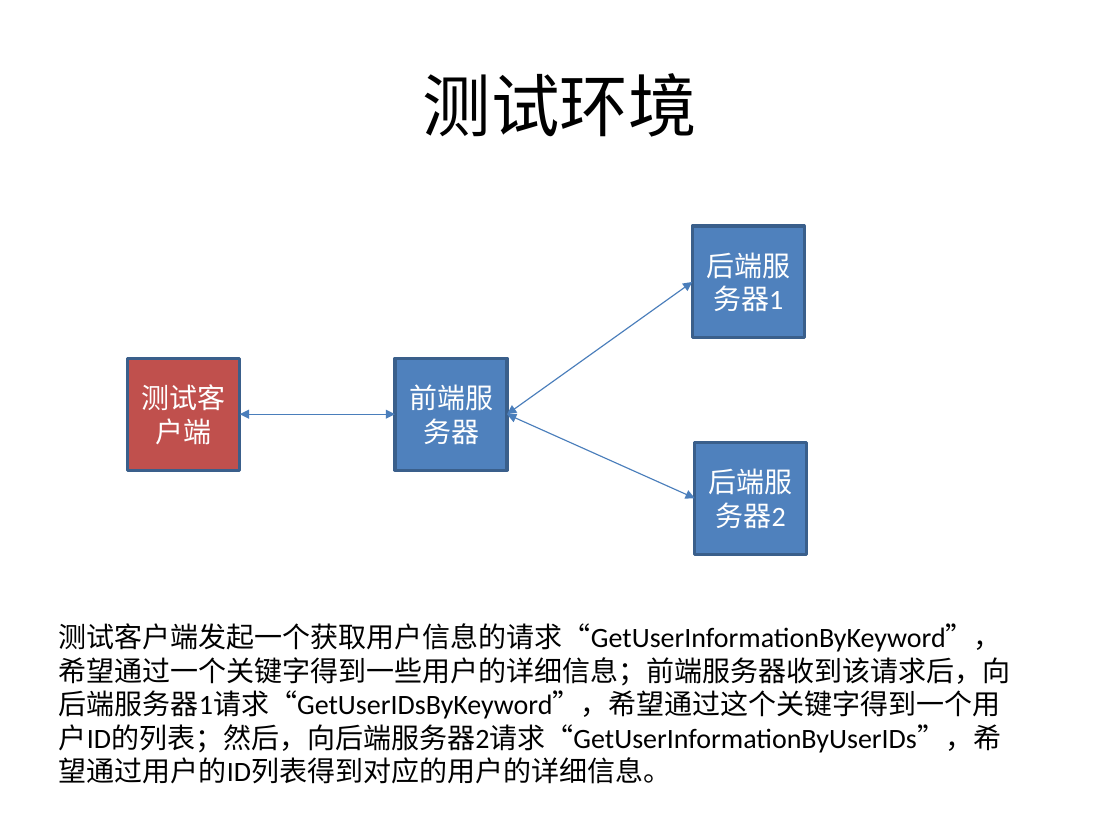
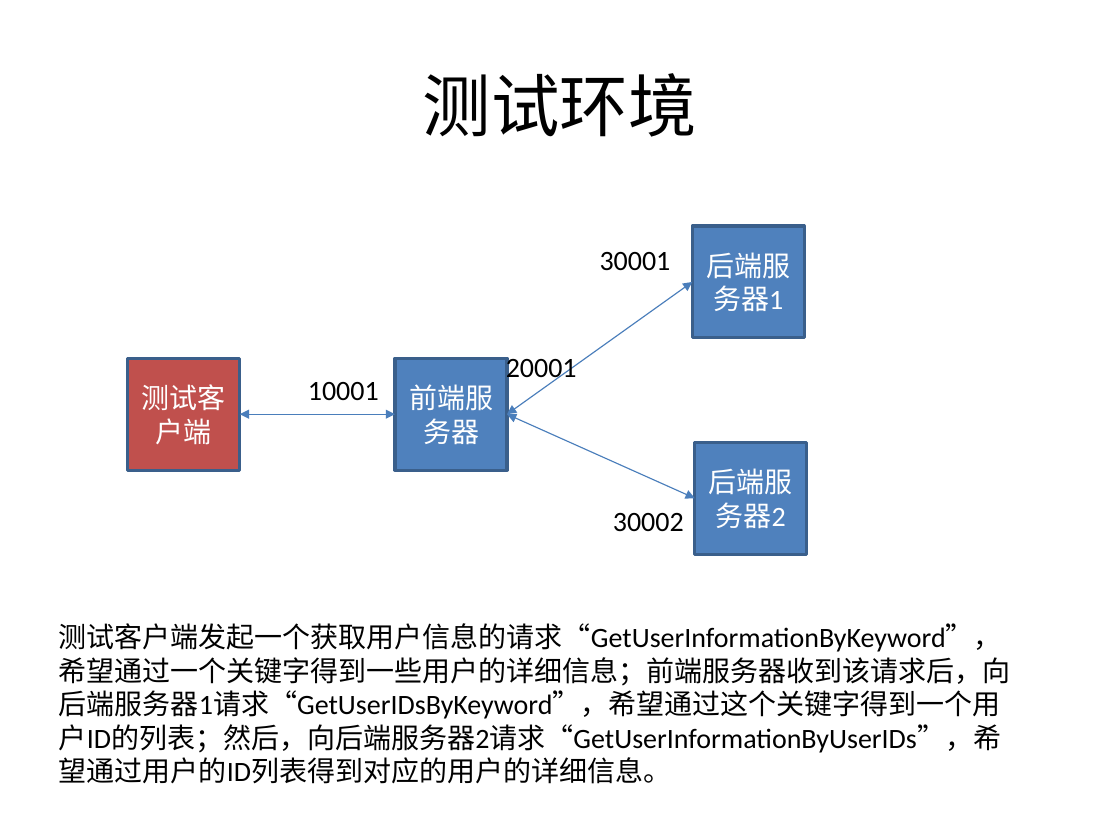
Before and after one commit to kkzhou/kknf, a slide deck: slide 21 of aanf/cpp/doc/AANF(All-Async Network Framework) introduction-v0.2.pptx. Drawn at 1120x840 pixels with LibreOffice and Linux fonts; fonts in the diff are those of the drawing. Boxes give left, top, right and bottom in pixels: in the first picture for what was removed or moved away, otherwise in the second. Text is boxed around its words. In the diff, an @@ line names an element or a change of style, - is before the commit and + after.

```diff
--- a/aanf/cpp/doc/AANF(All-Async Network Framework) introduction-v0.2.pptx
+++ b/aanf/cpp/doc/AANF(All-Async Network Framework) introduction-v0.2.pptx
@@ text added at (600,252,671,271), 18 pt, text #000000 @@
+30001
@@ text added at (506,357,577,384), 18 pt, text #000000 @@
+20001
@@ text added at (308,382,379,400), 18 pt, text #000000 @@
+10001
@@ text added at (613,513,684,531), 18 pt, text #000000 @@
+30002
```
Also in this commit, not shown: 13 other files.
